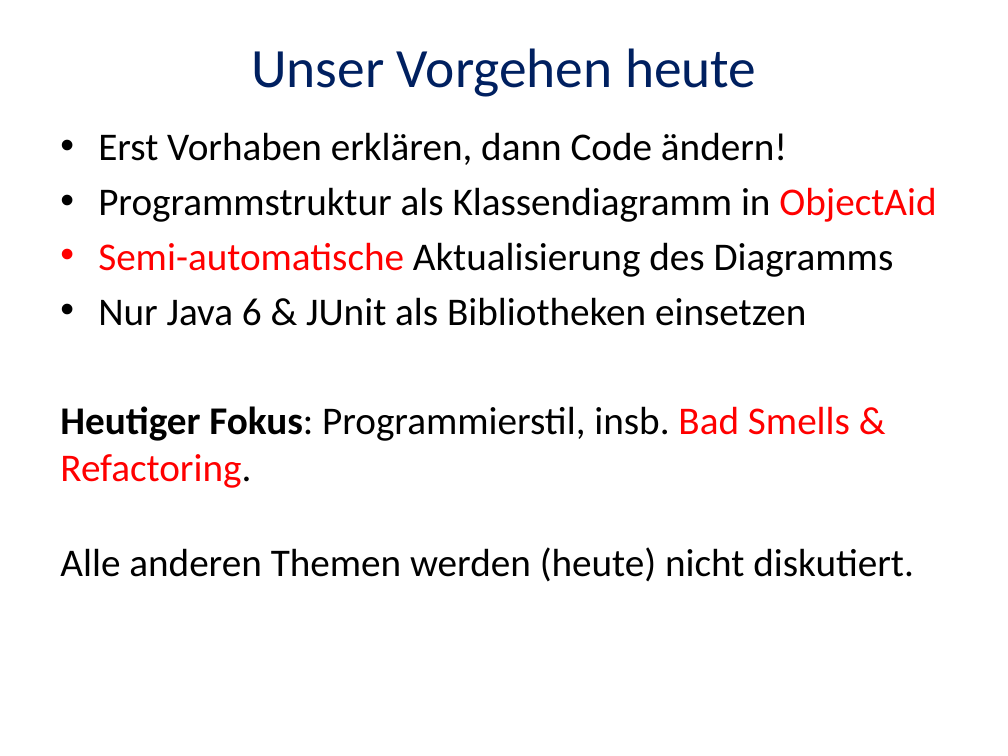
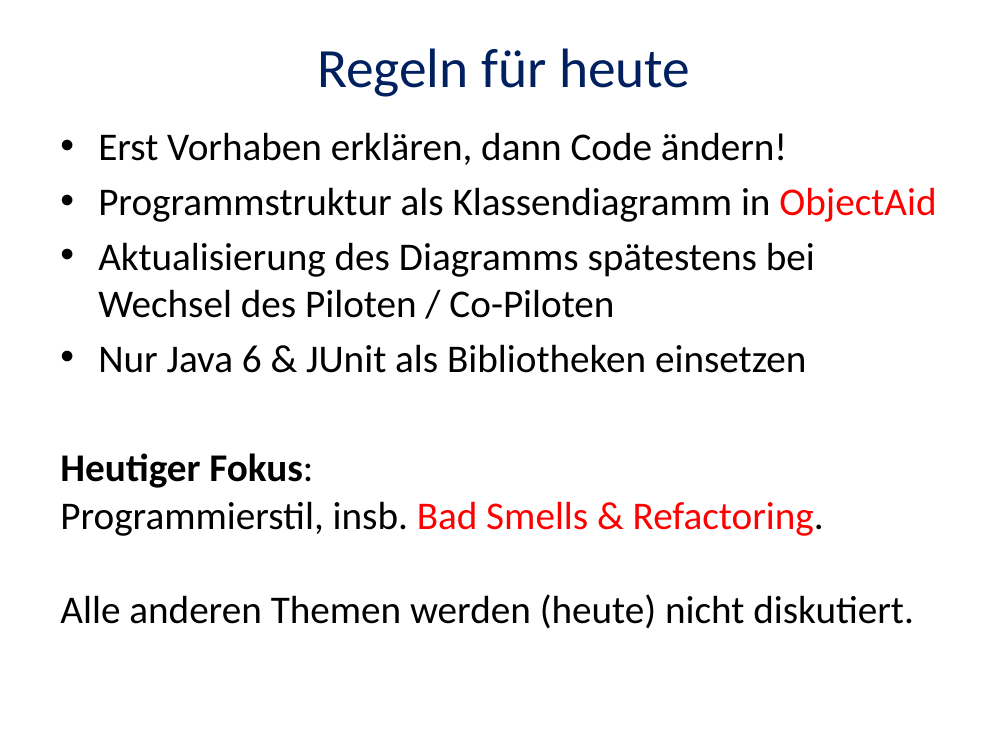
Before and after one commit to trav010/CodingDojoDPA, a slide deck: slide 1 of StringCalculator/doc/Coding-Dojo-2015-02-18.pptx. Drawn at 1008x756 pixels with LibreOffice and Linux fonts; fonts in the diff are those of the drawing. Boxes give left, top, right and bottom in pixels: in the first picture for what was removed or moved away, otherwise in the second. Text is boxed around its words. In the diff, an @@ line names an element or a change of style, - is before the commit and + after.

```diff
--- a/StringCalculator/doc/Coding-Dojo-2015-02-18.pptx
+++ b/StringCalculator/doc/Coding-Dojo-2015-02-18.pptx
@@ title at [317,48,690,97]: text changed @@
-Unser Vorgehen heute
+Regeln für heute
@@ text at [98,242,815,318]: text changed @@
-• Semi-automatische Aktualisierung des Diagramms
+• Aktualisierung des Diagramms spätestens bei Wechsel des Piloten / Co-Piloten
```
Also in this commit, not shown: 2 other slides changed, 8 slides added, 2 slides removed.
